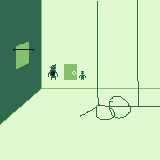
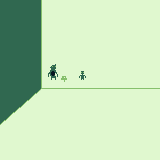
Layered file, before and after one edit (160×160). Changes by layer:
removed layer "레이어 14" over <box>64,64,77,80</box>
renamed "레이어 15" to "jenna", hid it, moved it above "Layer 4" over <box>80,0,160,120</box>
showed "Layer 4", moved it out of group "Group 2" over <box>61,76,67,82</box>
removed layer "Layer 10" from group "그룹 2" over <box>13,49,34,51</box>
removed layer "Layer 9" from group "그룹 2" over <box>16,42,29,69</box>
removed group "Group 2" (3 layers) from group "그룹 2" over <box>13,48,67,82</box>
